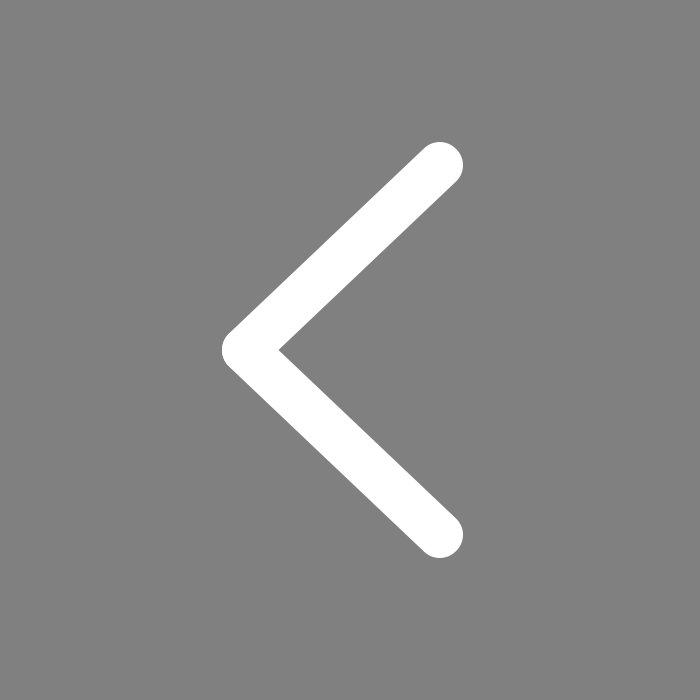
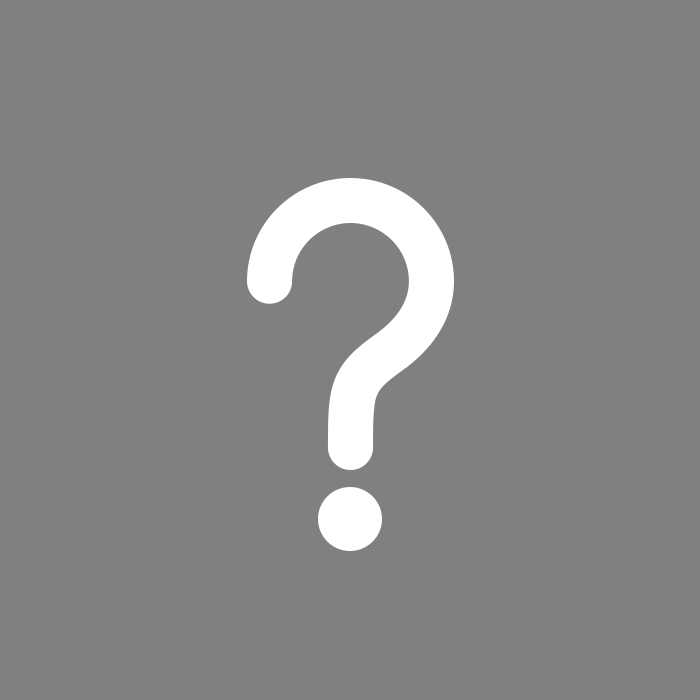
Two versions of the same layered image (700x700). Layer-by-layer changes:
added group "Clue" with 2 layers above "Description" over (247, 178, 454, 551)
added layer "Ellipse 2" in group "Clue" over (318, 487, 382, 551)
added layer "Ellipse 1 copy" in group "Clue" over (247, 178, 454, 470)
removed layer "Line 2" over (222, 327, 463, 558)
removed layer "Line 1" over (222, 142, 463, 373)
